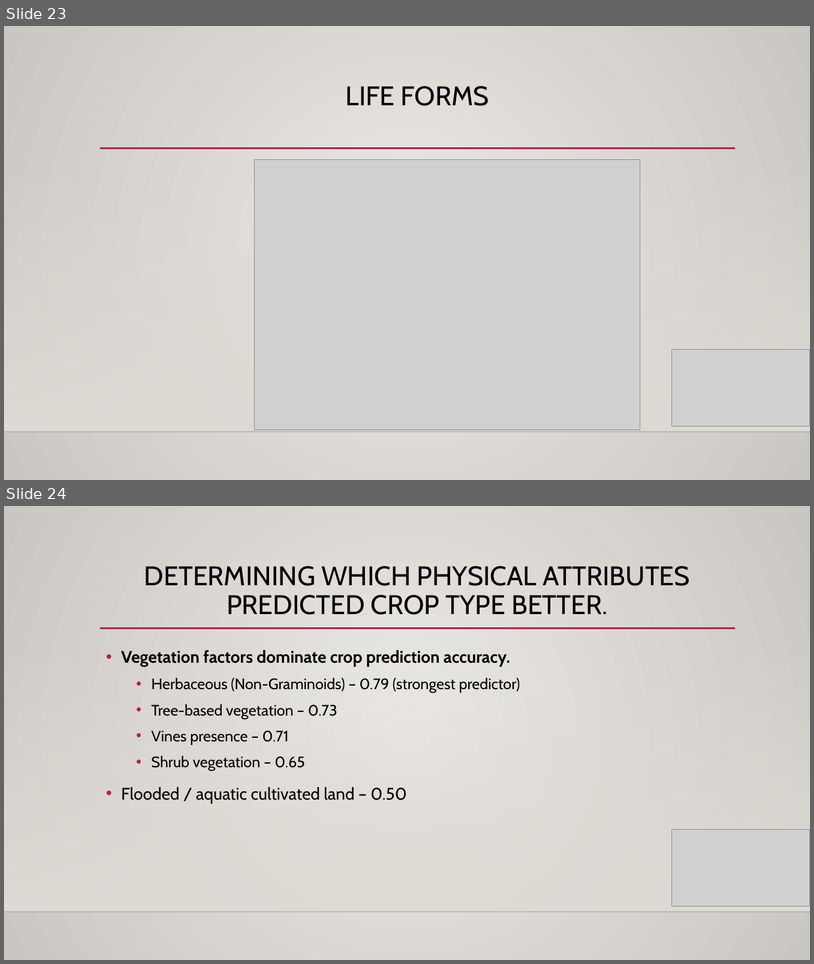
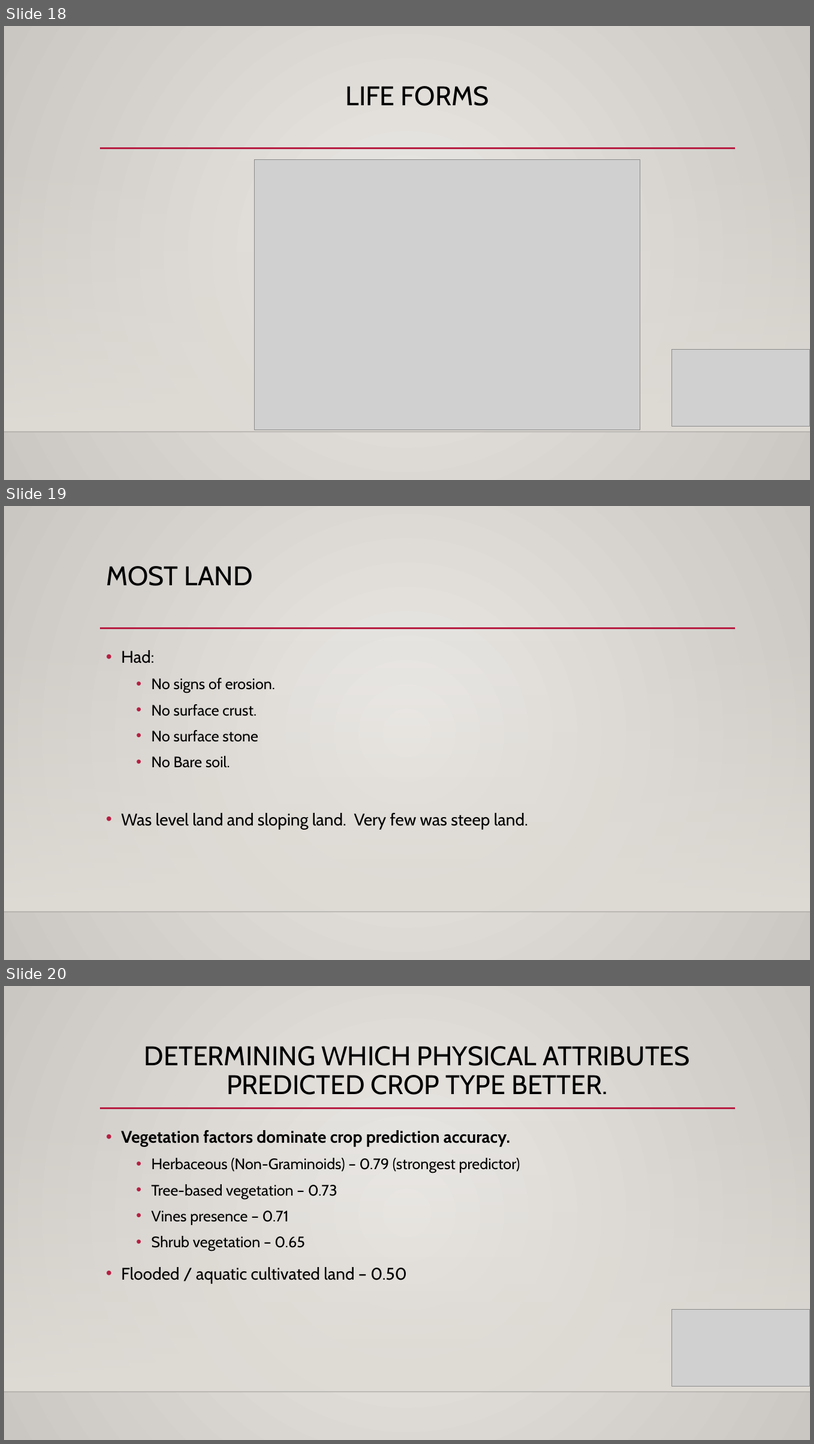
Before and after one commit to thomasamuti-cpu/GrowRight_Afrique, a slide deck: GrowRight Afrique.pptx. Shown one above the other, each under a label of ours: slides 23 and 24 before the commit, slides 18, 19 and 20 after it. The pictures are 814x964 and 814x1444 pixels, drawn with LibreOffice and Linux fonts; fonts in the diff are those of the drawing; grey boxes stand for pictures; background and template pictures are left out. Boxes give left, top, right and bottom in pixels: in the first picture for what was removed or moved away, otherwise in the second. Text is boxed around its words. In the diff, an @@ line names an element or a change of style, - is before the commit and + after.

```diff
--- a/GrowRight Afrique.pptx
+++ b/GrowRight Afrique.pptx
@@ slide 19 added at [4,506,810,960], background gradient #ECEAE7 to #CAC7C1; not listed: 3 template elements that a slide beside it also shows @@
@@ title added at [106,566,253,586], 32 pt, text #000000 @@
+MOST LAND
@@ text added at [121,650,528,829], 18 pt, text #000000 @@
+• Had:
+  • No signs of erosion.
+  • No surface crust.
+  • No surface stone
+  • No Bare soil.
+• Was level land and sloping land. Very few was steep land.
@@ what was slide 23 is now slide 18 @@
@@ what was slide 24 is now slide 20 @@
```
Also in this commit, not shown: 1 slide changed, 5 slides removed, 4 other files.
